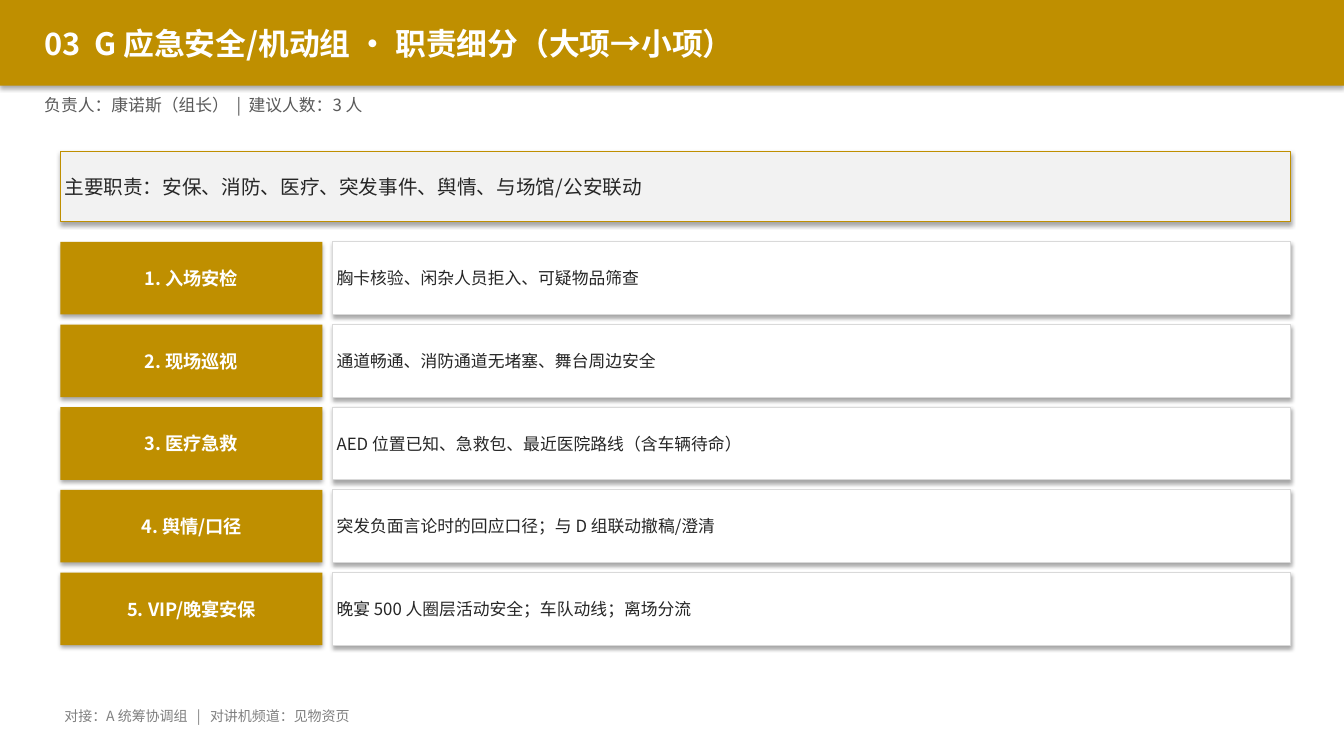
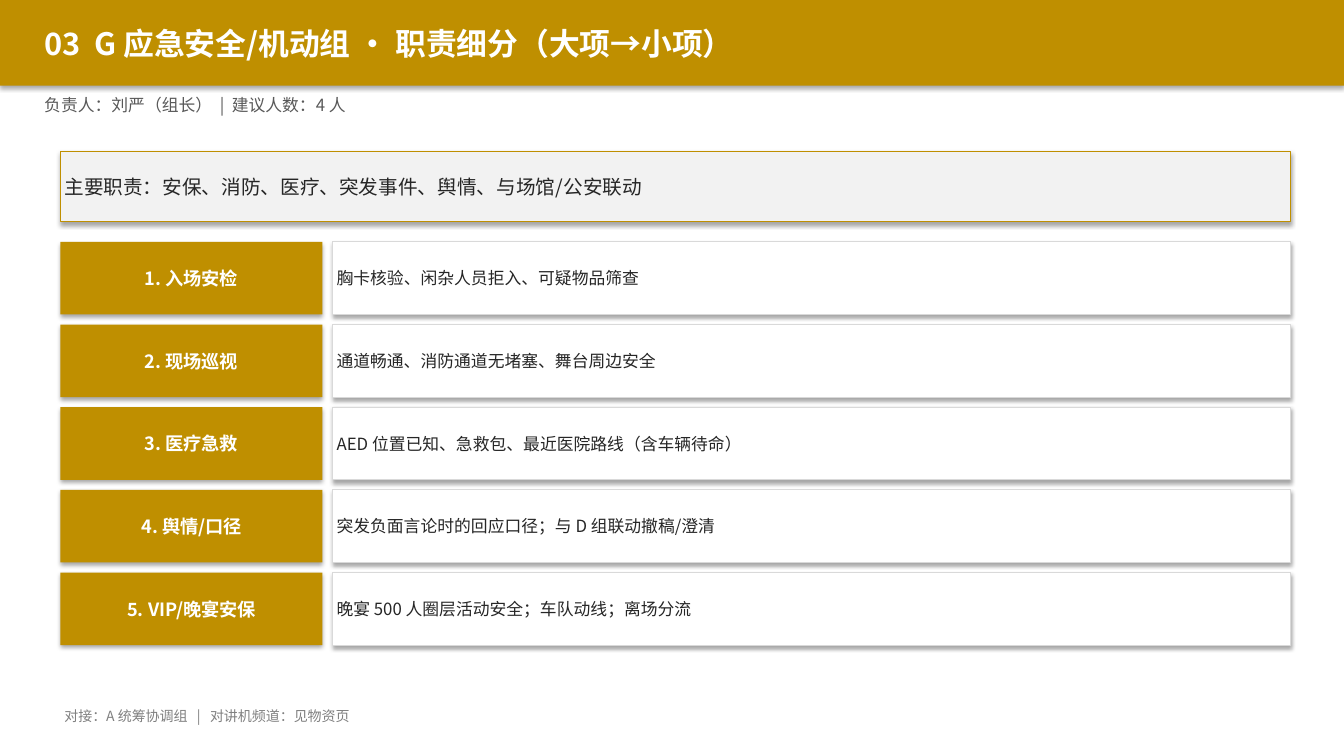
Before and after one commit to hujigang2010-maker/AIDEN, a slide deck: slide 11 of 2026峰会_志愿者分工方案.pptx. Drawn at 1344x756 pixels with LibreOffice and Linux fonts; fonts in the diff are those of the drawing. Boxes give left, top, right and bottom in pixels: in the first picture for what was removed or moved away, otherwise in the second. Text is boxed around its words. In the diff, an @@ line names an element or a change of style, - is before the commit and + after.

```diff
--- a/2026峰会_志愿者分工方案.pptx
+++ b/2026峰会_志愿者分工方案.pptx
@@ text at box(44, 97, 346, 113): text changed @@
-负责人：康诺斯（组长） | 建议人数：3 人
+负责人：刘严（组长） | 建议人数：4 人
```
Also in this commit, not shown: 10 other slides changed, 2 other files.
